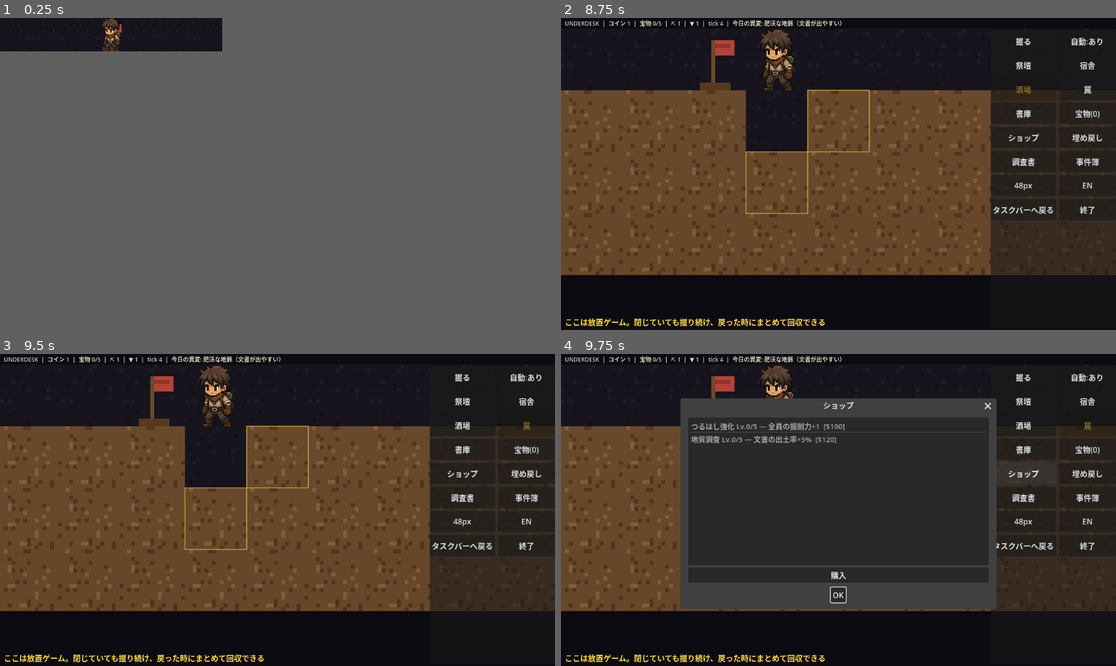
Above: before the commit, frames 1-4 (two rows, left to right).
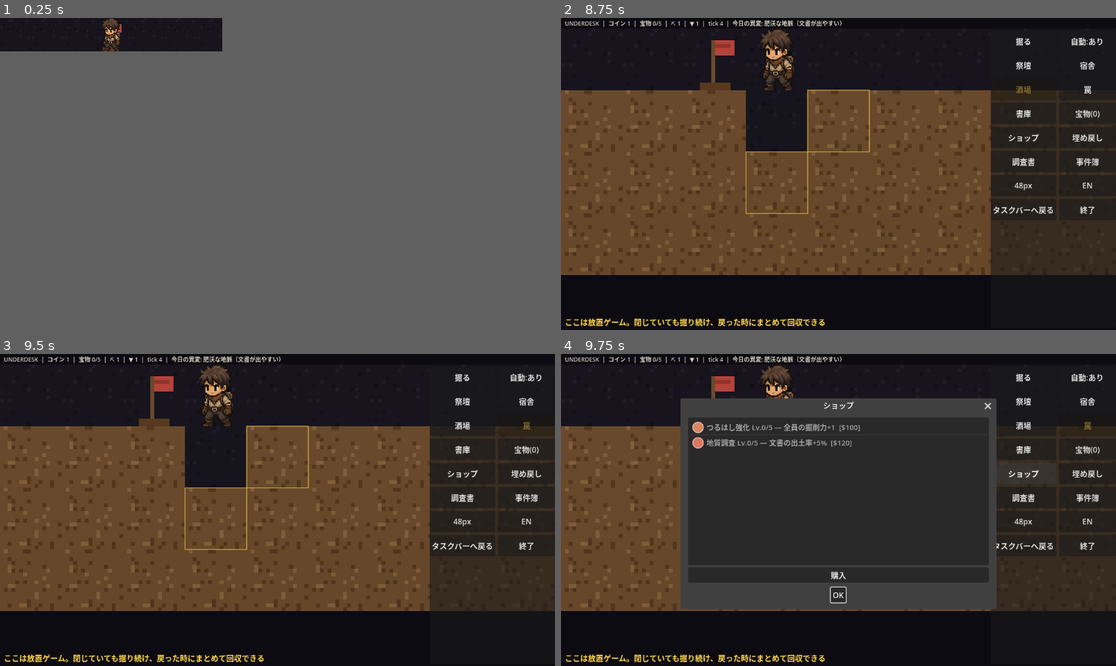
Above: after the commit, the same moments.

Repository: jinsei0604/UnderDesk
Game: Godot game, scene res://src/ui/main.tscn
Two runs of this game, one before a commit and one after it. Both use one fixed random seed, a clock stepped at 60 frames per second and the inputs below.
Inputs (mouse positions are in pixels of both pictures, inside the frame that each line leads up to):
- Up to frame 1 (0.25 s): no input
- Up to frame 2 (8.75 s): tap Enter at 0.5 s; drag from (672, 33) to (694, 27) at 0.52 s; click "書庫" at 1.25 s; click "宝物(0)" at 2 s; click "事件簿" at 2.75 s; click "OK" at 3.5 s; click "自動:あり" at 4.25 s; click "自動:なし" at 5 s; click "祭壇" at 5.75 s; click "掘る" at 6.5 s; click "宿舎" at 7.25 s; click "酒場" at 8 s
- Up to frame 3 (9.5 s): click "罠" at 8.75 s
- Up to frame 4 (9.75 s): click "ショップ" at 9.5 s

Frames 1-3 are identical in both runs. In frame 4, 1.1% of the frame differs, in the area x 23-77%, y 21-31%.

Commit message:
Illustrate shop/treasure/archive/events dialogs with icons (real art or generated placeholders)

Diff:
--- a/src/ui/art_library.gd
+++ b/src/ui/art_library.gd
@@ -17,11 +17,23 @@
 
 const ART_DIR: String = "res://assets/art"
 const MINION_VARIANTS: int = 6
+const PLACEHOLDER_ICON_SIZE: int = 28
 
 var _frames: Dictionary = {}  # key -> Array[Texture2D]
+var _icon_cache: Dictionary = {}  # "shape:seed:size" -> Texture2D
 
 
-static func load_default(room_ids: Array[String]) -> UDArtLibrary:
+## room_ids/item_ids/shop_ids/prestige_ids/doc_ids are optional: passing
+## them lets shipped assets like room_<id>.png or item_<id>.png be found
+## up front. Anything missing still renders via icon_or_placeholder()
+## and upgrades automatically once the matching PNG is dropped in.
+static func load_default(
+	room_ids: Array[String],
+	item_ids: Array[String] = [],
+	shop_ids: Array[String] = [],
+	prestige_ids: Array[String] = [],
+	doc_ids: Array[String] = [],
+) -> UDArtLibrary:
 	var lib := UDArtLibrary.new()
 	var keys: Array[String] = [
 		"terrain_soil", "terrain_rock", "terrain_wetrock",
@@ -31,6 +43,14 @@
 		keys.append("minion_%d" % i)
 	for room_id in room_ids:
 		keys.append("room_%s" % room_id)
+	for item_id in item_ids:
+		keys.append("item_%s" % item_id)
+	for shop_id in shop_ids:
+		keys.append("shop_%s" % shop_id)
+	for prestige_id in prestige_ids:
+		keys.append("prestige_%s" % prestige_id)
+	for doc_id in doc_ids:
+		keys.append(doc_id)
 	for key in keys:
 		var frames: Array = []
 		var base_path := "%s/%s.png" % [ART_DIR, key]
@@ -88,3 +108,72 @@
 
 func minion_key(minion_id: int) -> String:
 	return "minion_%d" % (minion_id % MINION_VARIANTS)
+
+
+## Real art if shipped under `key`, otherwise a small generated icon so
+## list dialogs (shop/treasures/archive) read as illustrated rather than
+## plain text even before final art exists (§6). `seed_text` picks the
+## icon's color deterministically; `shape` is "gem" / "rune" / "book".
+func icon_or_placeholder(key: String, seed_text: String, shape: String) -> Texture2D:
+	if has_art(key):
+		return texture(key)
+	return placeholder_icon(seed_text, shape)
+
+
+func placeholder_icon(seed_text: String, shape: String) -> Texture2D:
+	var cache_key := "%s:%s" % [shape, seed_text]
+	if _icon_cache.has(cache_key):
+		return _icon_cache[cache_key]
+	var size := PLACEHOLDER_ICON_SIZE
+	var image := Image.create(size, size, false, Image.FORMAT_RGBA8)
+	var color := _seed_color(seed_text)
+	match shape:
+		"gem":
+			_paint_diamond(image, color)
+		"book":
+			_paint_book(image, color)
+		_:
+			_paint_circle(image, color)
+	var tex := ImageTexture.create_from_image(image)
+	_icon_cache[cache_key] = tex
+	return tex
+
+
+static func _seed_color(seed_text: String) -> Color:
+	var hue := float(absi(seed_text.hash()) % 360) / 360.0
+	return Color.from_hsv(hue, 0.55, 0.85)
+
+
+static func _paint_diamond(image: Image, color: Color) -> void:
+	var size := image.get_width()
+	var center := float(size) / 2.0
+	var radius := center - 2.0
+	for y in size:
+		for x in size:
+			var d := absf(x - center) + absf(y - center)
+			if d <= radius:
+				image.set_pixel(x, y, color.lightened(0.35) if d > radius - 2.5 else color)
+
+
+static func _paint_circle(image: Image, color: Color) -> void:
+	var size := image.get_width()
+	var center := float(size) / 2.0
+	var radius := center - 2.0
+	for y in size:
+		for x in size:
+			var d := Vector2(x - center, y - center).length()
+			if d <= radius:
+				image.set_pixel(x, y, color.lightened(0.35) if d > radius - 2.5 else color)
+
+
+static func _paint_book(image: Image, color: Color) -> void:
+	var size := image.get_width()
+	var margin := int(size * 0.14)
+	for y in range(margin, size - margin):
+		for x in range(margin, size - margin):
+			var edge := x < margin + 2 or x >= size - margin - 2 \
+				or y < margin + 2 or y >= size - margin - 2
+			image.set_pixel(x, y, color.lightened(0.35) if edge else color)
+	var spine_x := size / 2
+	for y in range(margin, size - margin):
+		image.set_pixel(spine_x, y, color.darkened(0.35))
--- a/src/ui/main.gd
+++ b/src/ui/main.gd
@@ -133,7 +133,10 @@
 	item_db = UDItemDB.load_from_dir("res://data/items")
 	shop_db = UDShopDB.load_from_dir("res://data/shop")
 	prestige_db = UDShopDB.load_from_dir("res://data/prestige")
-	art = UDArtLibrary.load_default(room_db.all_ids())
+	art = UDArtLibrary.load_default(
+		room_db.all_ids(), item_db.all_ids(), shop_db.all_ids(),
+		prestige_db.all_ids(), doc_db.all_ids()
+	)
 	achievements = UDAchievements.load_default(UDPlatform.create())
 	anomalies = UDDataLoader.load_json_dir("res://data/anomalies")
 	for anomaly: Variant in anomalies:
@@ -900,6 +903,8 @@
 	_archive_list = ItemList.new()
 	_archive_list.custom_minimum_size = Vector2(240, 0)
 	_archive_list.add_theme_font_size_override("font_size", 15)
+	_archive_list.icon_mode = ItemList.ICON_MODE_LEFT
+	_archive_list.fixed_icon_size = Vector2i(UDArtLibrary.PLACEHOLDER_ICON_SIZE, UDArtLibrary.PLACEHOLDER_ICON_SIZE)
 	_archive_list.item_selected.connect(_on_archive_item_selected)
 	split.add_child(_archive_list)
 	_archive_body = RichTextLabel.new()
@@ -921,6 +926,8 @@
 	_events_list = ItemList.new()
 	_events_list.custom_minimum_size = Vector2(600, 300)
 	_events_list.add_theme_font_size_override("font_size", 15)
+	_events_list.icon_mode = ItemList.ICON_MODE_LEFT
+	_events_list.fixed_icon_size = Vector2i(UDArtLibrary.PLACEHOLDER_ICON_SIZE, UDArtLibrary.PLACEHOLDER_ICON_SIZE)
 	_events_dialog.add_child(_events_list)
 	add_child(_events_dialog)
 
@@ -933,12 +940,15 @@
 	_events_list.clear()
 	for i in range(sim.event_log.size() - 1, -1, -1):
 		var entry: Dictionary = sim.event_log[i]
-		var key := "EVENT_INTRUDER_REPELLED" if bool(entry["repelled"]) \
-			else "EVENT_INTRUDER_BREACH"
+		var repelled := bool(entry["repelled"])
+		var key := "EVENT_INTRUDER_REPELLED" if repelled else "EVENT_INTRUDER_BREACH"
+		var icon := art.placeholder_icon(
+			"intruder_repelled" if repelled else "intruder_breach", "rune"
+		)
 		_events_list.add_item(locale.text(key) % [
 			int(entry["tick"]), int(entry["strength"]),
 			int(entry["defense"]), int(entry["coins"]),
-		])
+		], icon)
 	if sim.event_log.is_empty():
 		_events_list.add_item(locale.text("EVENT_EMPTY"))
 	_events_dialog.title = locale.text("UI_EVENTS")
@@ -952,6 +962,8 @@
 	_treasure_list = ItemList.new()
 	_treasure_list.custom_minimum_size = Vector2(520, 300)
 	_treasure_list.add_theme_font_size_override("font_size", 15)
+	_treasure_list.icon_mode = ItemList.ICON_MODE_LEFT
+	_treasure_list.fixed_icon_size = Vector2i(UDArtLibrary.PLACEHOLDER_ICON_SIZE, UDArtLibrary.PLACEHOLDER_ICON_SIZE)
 	_treasure_dialog.add_child(_treasure_list)
 	add_child(_treasure_dialog)
 
@@ -964,9 +976,10 @@
 		if not item_db.has_item(item_id):
 			continue
 		var item := item_db.get_item(item_id)
+		var icon := art.icon_or_placeholder("item_%s" % item_id, item_id, "gem")
 		_treasure_list.add_item("%s — %s" % [
 			locale.text(item["name_key"]), locale.text(item["desc_key"]),
-		])
+		], icon)
 	if sim.items.is_empty():
 		_treasure_list.add_item("---")
 	_treasure_dialog.title = locale.text("UI_TREASURES")
@@ -983,6 +996,8 @@
 	_shop_list.custom_minimum_size = Vector2(0, 280)
 	_shop_list.size_flags_vertical = Control.SIZE_EXPAND_FILL
 	_shop_list.add_theme_font_size_override("font_size", 15)
+	_shop_list.icon_mode = ItemList.ICON_MODE_LEFT
+	_shop_list.fixed_icon_size = Vector2i(UDArtLibrary.PLACEHOLDER_ICON_SIZE, UDArtLibrary.PLACEHOLDER_ICON_SIZE)
 	box.add_child(_shop_list)
 	_shop_buy_button = Button.new()
 	_shop_buy_button.pressed.connect(_on_shop_buy)
@@ -1016,7 +1031,8 @@
 		else:
 			line += "  [$%d]" % UDSim.upgrade_cost(good, level)
 		_shop_good_ids.append(good_id)
-		_shop_list.add_item(line)
+		var icon := art.icon_or_placeholder("shop_%s" % good_id, good_id, "rune")
+		_shop_list.add_item(line, icon)
 	if not selected.is_empty() and selected[0] < _shop_list.item_count:
 		_shop_list.select(selected[0])
 
@@ -1042,6 +1058,8 @@
 	_prestige_list.custom_minimum_size = Vector2(0, 240)
 	_prestige_list.size_flags_vertical = Control.SIZE_EXPAND_FILL
 	_prestige_list.add_theme_font_size_override("font_size", 15)
+	_prestige_list.icon_mode = ItemList.ICON_MODE_LEFT
+	_prestige_list.fixed_icon_size = Vector2i(UDArtLibrary.PLACEHOLDER_ICON_SIZE, UDArtLibrary.PLACEHOLDER_ICON_SIZE)
 	box.add_child(_prestige_list)
 	var row := HBoxContainer.new()
 	_perma_buy_button = Button.new()
@@ -1088,7 +1106,8 @@
 		else:
 			line += "  [%s %d]" % [locale.text("UI_CRYSTALS"), UDSim.upgrade_cost(good, level)]
 		_prestige_good_ids.append(good_id)
-		_prestige_list.add_item(line)
+		var icon := art.icon_or_placeholder("prestige_%s" % good_id, good_id, "rune")
+		_prestige_list.add_item(line, icon)
 	if not selected.is_empty() and selected[0] < _prestige_list.item_count:
 		_prestige_list.select(selected[0])
 
@@ -1185,7 +1204,8 @@
 			continue
 		var doc := doc_db.get_doc(doc_id)
 		_archive_doc_ids.append(doc_id)
-		_archive_list.add_item(locale.text(doc["title_key"]))
+		var icon := art.icon_or_placeholder(doc_id, doc_id, "book")
+		_archive_list.add_item(locale.text(doc["title_key"]), icon)
 	unread_docs.clear()
 	_refresh_archive_button()
 	_archive_dialog.popup_centered()
--- a/tests/core/test_foundation.gd
+++ b/tests/core/test_foundation.gd
@@ -70,6 +70,39 @@
 		assert_ne(locale.text("UI_CARD_COPIED"), "UI_CARD_COPIED")
 
 
+func test_placeholder_icons_fall_back_when_no_real_art() -> void:
+	var lib := UDArtLibrary.load_default([])
+	# No item/shop/prestige/doc art is shipped yet: every dialog icon
+	# should still resolve to a generated placeholder, not null.
+	assert_null(lib.texture("item_old_lantern"), "no real art shipped for this key")
+	var icon := lib.icon_or_placeholder("item_old_lantern", "old_lantern", "gem")
+	assert_not_null(icon)
+	assert_eq(icon.get_width(), UDArtLibrary.PLACEHOLDER_ICON_SIZE)
+
+
+func test_placeholder_icons_are_cached_and_deterministic() -> void:
+	var lib := UDArtLibrary.load_default([])
+	var a := lib.placeholder_icon("pickaxe", "rune")
+	var b := lib.placeholder_icon("pickaxe", "rune")
+	assert_eq(a, b, "same seed+shape reuses the cached texture")
+	var c := lib.placeholder_icon("survey", "rune")
+	assert_ne(a, c, "different seeds are distinct objects")
+
+
+func test_placeholder_icon_shapes_differ() -> void:
+	var lib := UDArtLibrary.load_default([])
+	var gem := lib.placeholder_icon("x", "gem").get_image()
+	var book := lib.placeholder_icon("x", "book").get_image()
+	assert_ne(gem.get_data(), book.get_data(), "gem and book render different pixels")
+
+
+func test_load_default_finds_real_art_for_extra_categories() -> void:
+	# minion_2.png ships for real (Riko); reuse it as a stand-in room id
+	# to prove the new item/shop/prestige/doc id params get probed.
+	var lib := UDArtLibrary.load_default(["dorm"], ["old_lantern"])
+	assert_false(lib.has_art("item_old_lantern"), "no item art shipped yet")
+
+
 func test_anomaly_card_colors_are_valid() -> void:
 	for def: Variant in UDDataLoader.load_json_dir("res://data/anomalies"):
 		var anomaly := def as Dictionary
